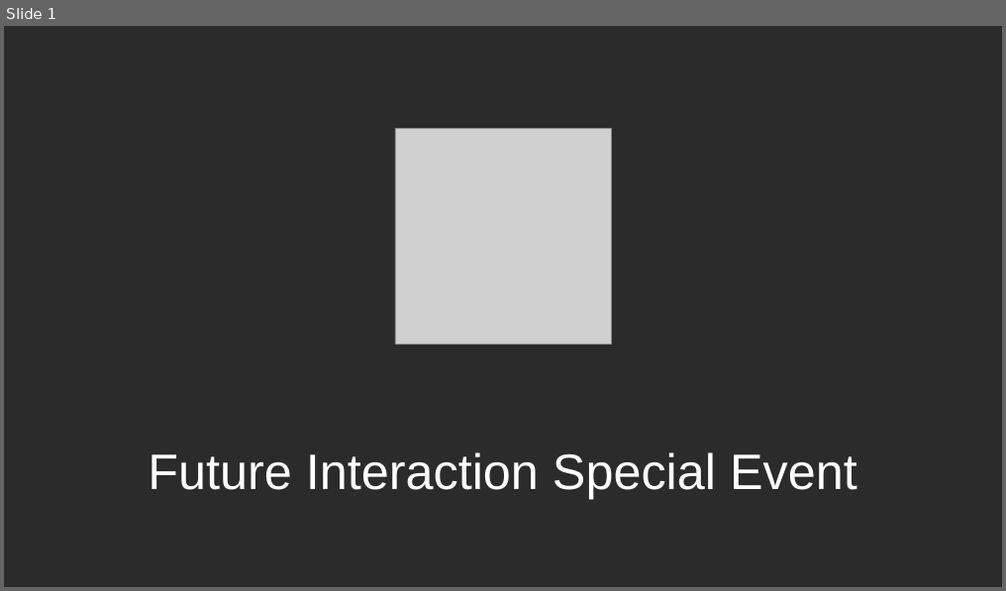
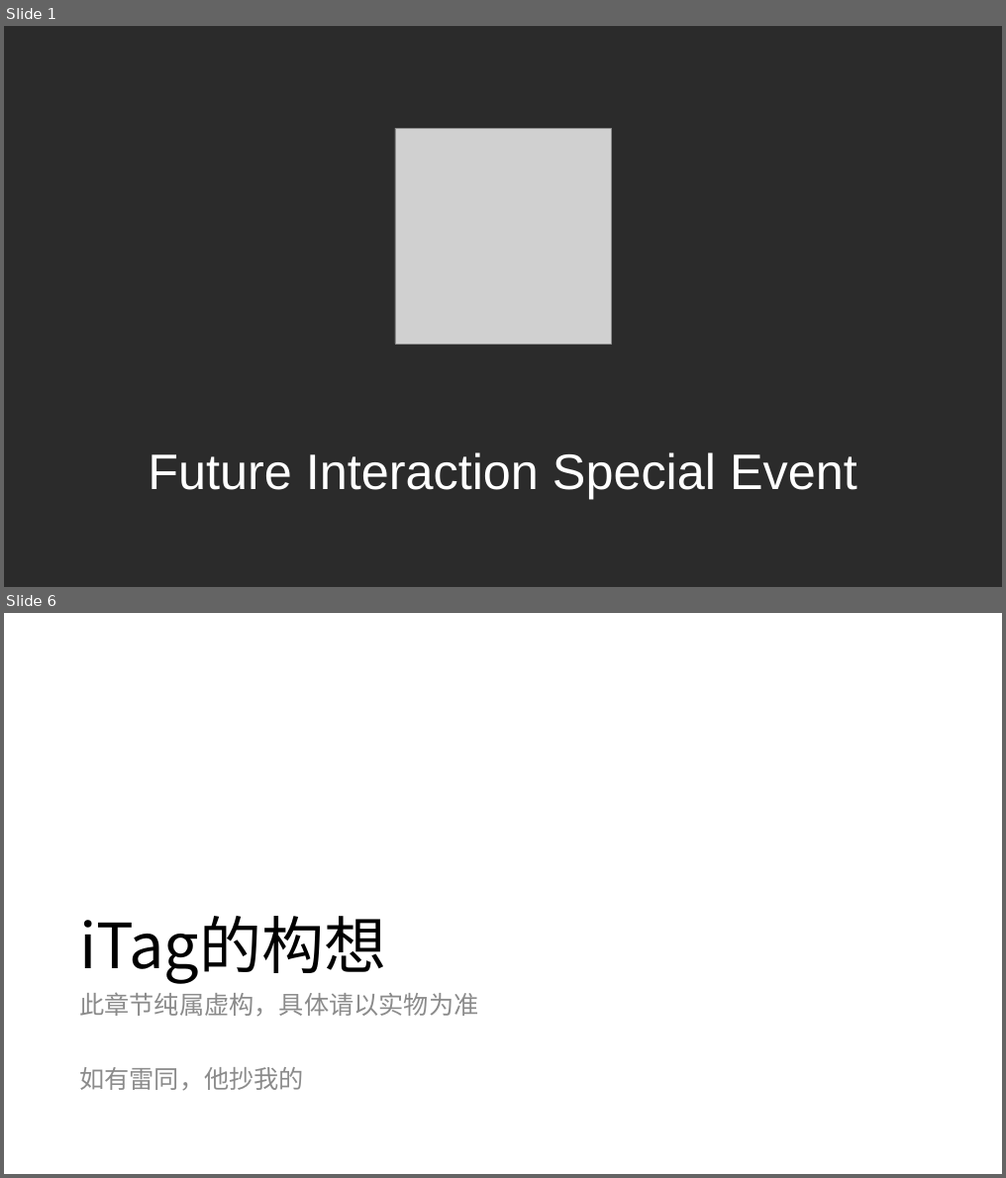
Before and after one commit to TingliangZhang/girlsday2021, a slide deck: LaunchEvent/2021FutureInteractionSpacialEvent.pptx. Shown one above the other, each under a label of ours: slide 1 before the commit, slides 1 and 6 after it; the slides between them are not shown. The pictures are 1006x591 and 1006x1178 pixels, drawn with LibreOffice and Linux fonts; fonts in the diff are those of the drawing; grey boxes stand for pictures; background and template pictures are left out; a plain dark background stands for a picture behind light text. Boxes give left, top, right and bottom in pixels: in the first picture for what was removed or moved away, otherwise in the second. Text is boxed around its words. In the diff, an @@ line names an element or a change of style, - is before the commit and + after.

```diff
--- a/LaunchEvent/2021FutureInteractionSpacialEvent.pptx
+++ b/LaunchEvent/2021FutureInteractionSpacialEvent.pptx
@@ slide 6 added at <box>4,613,1002,1174</box>, background #FFFFFF @@
@@ title added at <box>79,916,386,984</box>, 60 pt, text #000000 @@
+iTag的构想
@@ text added at <box>79,992,478,1091</box>, 24 pt, text #8C8C8C @@
+此章节纯属虚构，具体请以实物为准
+如有雷同，他抄我的
```
Also in this commit, not shown: 8 other slides added, 1 slide removed.
